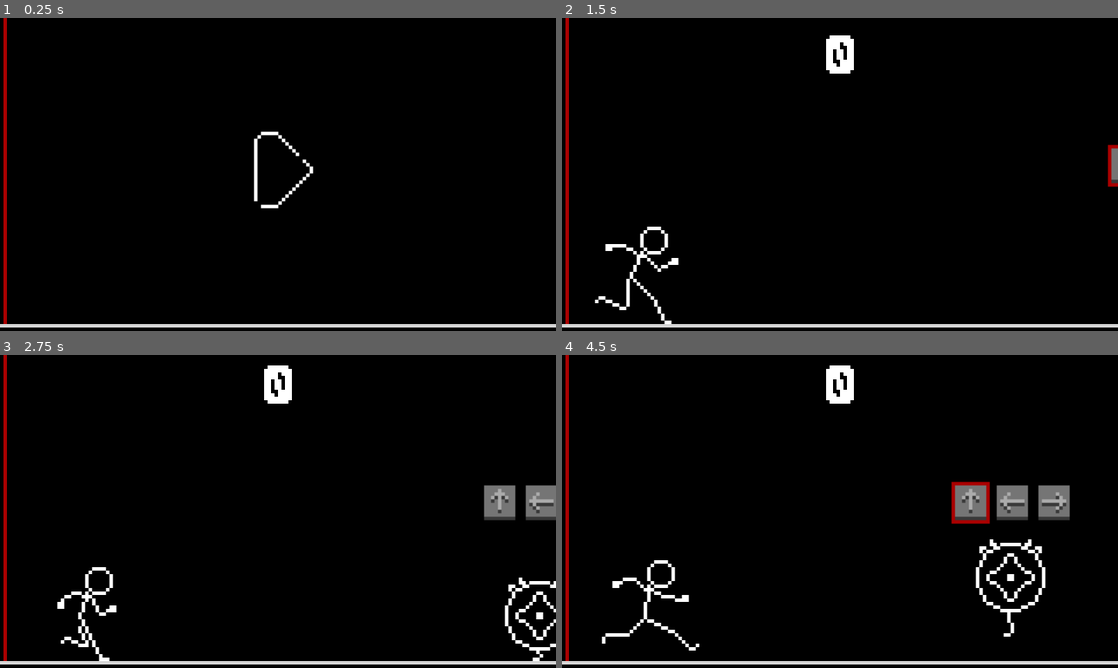
Above: before the commit, frames 1-4 (two rows, left to right).
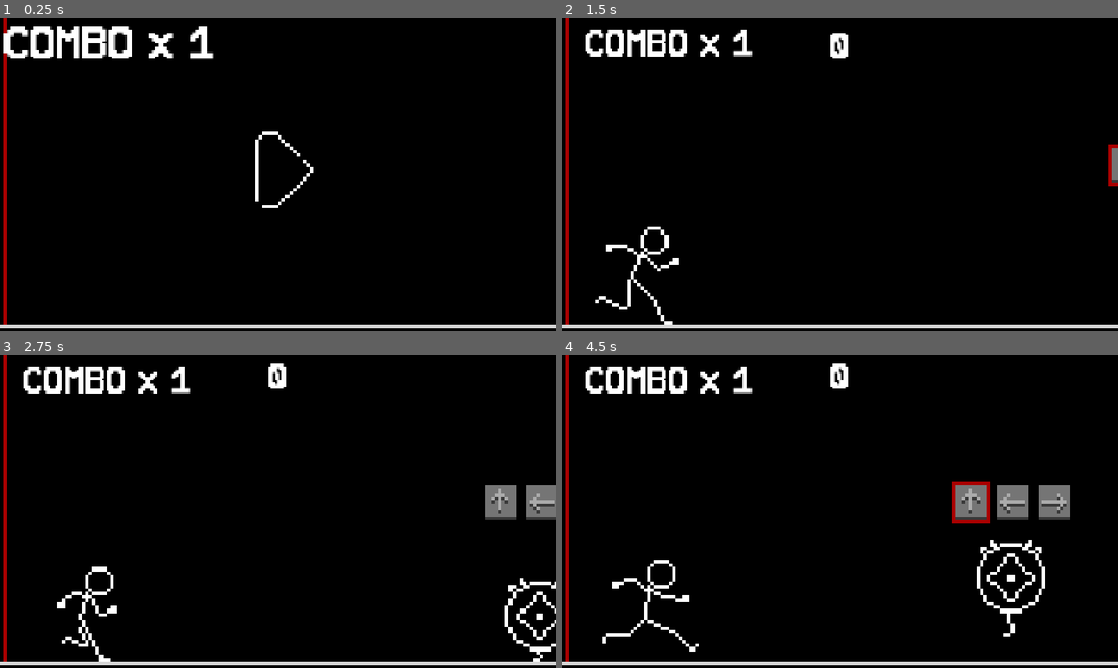
Above: after the commit, the same moments.

Repository: rocketCarlos/JumpingStickman
Game: Godot game, scene res://scenes/main.tscn
The game is run twice, just before and just after one commit, with the same random seed, the same clock (stepped at 60 frames per second) and the same inputs.
Inputs (mouse positions are in pixels of both pictures, inside the frame that each line leads up to):
- Up to frame 1 (0.25 s): no input
- Up to frame 2 (1.5 s): move the mouse to (845, 171) at 0.52 s; hold Up (uppercut) 0.53-1.28 s; click (845, 171) at 0.6 s; tap Space (jump) at 0.77 s; move the mouse to (728, 190) at 1.27 s; hold Down (downwards_punch) from 1.28 s (still down); tap Right (front_kick) at 1.35 s
- Up to frame 3 (2.75 s): tap Space (jump) at 1.52 s; move the mouse to (333, 442) at 2.02 s; release Down (downwards_punch) at 2.03 s; hold Up (uppercut) from 2.03 s (still down); tap Left (spin_kick) at 2.1 s
- Up to frame 4 (4.5 s): move the mouse to (812, 574) at 2.77 s; click (812, 574) at 2.85 s; tap Space (jump) at 3.02, 3.77 s; move the mouse to (1006, 558) at 3.52 s; release Up (uppercut) at 3.53 s; hold Down (downwards_punch) from 3.53 s (still down); tap Right (front_kick) at 3.6 s; move the mouse to (673, 464) at 4.27 s; tap Left (spin_kick) at 4.35 s

The runs differ from the first frame. In frame 1, 2.7% of the frame differs, in the area x 0-100%, y 2-100%; in frame 2, 2.5%; in frame 3, 3.0%; in frame 4, 3.3%.

Commit message:
Config to high res GUI

Diff:
--- a/project.godot
+++ b/project.godot
@@ -21,8 +21,8 @@
 
 [display]
 
-window/size/viewport_width=160
-window/size/viewport_height=90
+window/size/viewport_width=1920
+window/size/viewport_height=1080
 window/stretch/mode="canvas_items"
 
 [input]
--- a/scenes/combo_holder.tscn
+++ b/scenes/combo_holder.tscn
@@ -5,9 +5,11 @@
 
 [sub_resource type="LabelSettings" id="LabelSettings_33opf"]
 font = ExtResource("1_ft0ah")
+font_size = 128
 
 [sub_resource type="LabelSettings" id="LabelSettings_06v7y"]
 font = ExtResource("1_ft0ah")
+font_size = 128
 
 [node name="ComboHolder" type="Label"]
 texture_filter = 3
@@ -18,14 +20,15 @@
 script = ExtResource("2_p4doa")
 
 [node name="Combo" type="Label" parent="."]
+texture_filter = 4
 layout_mode = 1
 anchors_preset = 4
 anchor_top = 0.5
 anchor_bottom = 0.5
-offset_left = 64.1
-offset_top = -6.0
-offset_right = 73.1
-offset_bottom = 6.0
+offset_left = 512.0
+offset_top = -48.0
+offset_right = 584.0
+offset_bottom = 48.0
 grow_vertical = 2
 text = "1"
 label_settings = SubResource("LabelSettings_06v7y")
--- a/scenes/main.tscn
+++ b/scenes/main.tscn
@@ -6,12 +6,14 @@
 [ext_resource type="PackedScene" uid="uid://cyqvllsr8bwn6" path="res://scenes/enemy_spawner.tscn" id="3_ukwvw"]
 [ext_resource type="PackedScene" uid="uid://cua4q8tbevows" path="res://scenes/play_button.tscn" id="5_tefeu"]
 [ext_resource type="FontFile" uid="uid://dpply5888d0ah" path="res://assets/WenderFont1.ttf" id="6_tefeu"]
+[ext_resource type="PackedScene" uid="uid://bx4uubrxrp4fi" path="res://scenes/combo_holder.tscn" id="7_o6xl0"]
 
 [sub_resource type="RectangleShape2D" id="RectangleShape2D_l61yf"]
 size = Vector2(31.5, 90)
 
 [sub_resource type="LabelSettings" id="LabelSettings_o6xl0"]
 font = ExtResource("6_tefeu")
+font_size = 128
 
 [node name="Main" type="Node2D"]
 texture_filter = 3
@@ -19,25 +21,29 @@
 scene_player = ExtResource("2_iante")
 scene_spawner = ExtResource("3_ukwvw")
 
-[node name="Bakcground" type="Sprite2D" parent="."]
+[node name="Game" type="Node2D" parent="."]
+scale = Vector2(12, 12)
+
+[node name="Bakcground" type="Sprite2D" parent="Game"]
 texture = ExtResource("1_vc7uq")
 centered = false
 
-[node name="WorldLimit" type="Area2D" parent="."]
+[node name="WorldLimit" type="Area2D" parent="Game"]
 position = Vector2(215, 45)
 metadata/_edit_group_ = true
 
-[node name="CollisionShape2D" type="CollisionShape2D" parent="WorldLimit"]
+[node name="CollisionShape2D" type="CollisionShape2D" parent="Game/WorldLimit"]
 shape = SubResource("RectangleShape2D_l61yf")
 
-[node name="Play" parent="." instance=ExtResource("5_tefeu")]
+[node name="Play" parent="Game" instance=ExtResource("5_tefeu")]
 position = Vector2(80.12, 43.715)
 
 [node name="UIHolder" type="Control" parent="."]
+texture_filter = 1
 layout_mode = 3
 anchors_preset = 0
-offset_right = 160.0
-offset_bottom = 90.0
+offset_right = 1920.0
+offset_bottom = 1080.0
 mouse_filter = 2
 
 [node name="Score" type="Label" parent="UIHolder"]
@@ -46,11 +52,18 @@
 anchors_preset = 5
 anchor_left = 0.5
 anchor_right = 0.5
-offset_left = -4.5
-offset_top = -20.63
-offset_right = 4.5
-offset_bottom = -8.63
+offset_left = -36.0
+offset_top = -203.16
+offset_right = 36.0
+offset_bottom = -107.16
 grow_horizontal = 2
 text = "0"
 label_settings = SubResource("LabelSettings_o6xl0")
 horizontal_alignment = 1
+
+[node name="ComboHolder" parent="UIHolder" instance=ExtResource("7_o6xl0")]
+layout_mode = 1
+offset_left = 78.0
+offset_top = 40.0
+offset_right = 590.0
+offset_bottom = 136.0
--- a/scripts/attack.gd
+++ b/scripts/attack.gd
@@ -3,6 +3,7 @@
 
 # Called when the node enters the scene tree for the first time.
 func _ready() -> void:
+	print('añlive')
 	play()
 
 
--- a/scripts/main.gd
+++ b/scripts/main.gd
@@ -7,10 +7,12 @@
 var instance_spawner: Node
 const POS_SPAWNER = Vector2(178.575, 70.5)
 
-@onready var button_play = $Play
+@onready var button_play = $Game/Play
 @onready var label_score = $UIHolder/Score
-var POS_SCORE = Vector2(75.5, 3.0)
+var POS_SCORE = Vector2(924, 28)
 var score = 0
+
+@onready var SPAWN_ROOT = $Game
 
 func _ready() -> void:
 	Globals.game_start.connect(_on_game_start)
@@ -27,8 +29,8 @@
 	player_tween.tween_property(instance_player, "position", POS_PLAYER, 0.5).set_trans(Tween.TRANS_CIRC).set_ease(Tween.EASE_OUT)
 	instance_spawner = scene_spawner.instantiate()
 	instance_spawner.position = POS_SPAWNER
-	add_child(instance_player)
-	add_child(instance_spawner)
+	SPAWN_ROOT.add_child(instance_player)
+	SPAWN_ROOT.add_child(instance_spawner)
 
 	var score_tween = get_tree().create_tween()
 	score_tween.tween_property(label_score, "position", POS_SCORE, 0.5).set_trans(Tween.TRANS_BACK).set_ease(Tween.EASE_OUT)
--- a/scripts/player.gd
+++ b/scripts/player.gd
@@ -77,7 +77,7 @@
 	elif attack_instance == null: # if combo locked, manage attack
 		if animation.frame == get_hit_frame(animation.animation) and action_queue.size() == 0:
 			attack_instance = attack_scene.instantiate()
-			attack_instance.global_position = global_position
+			attack_instance.position = position
 			add_sibling(attack_instance)
 
 	# -- Action animations management --
Not shown: 1 places in scenes/main.tscn that only renumber resources
